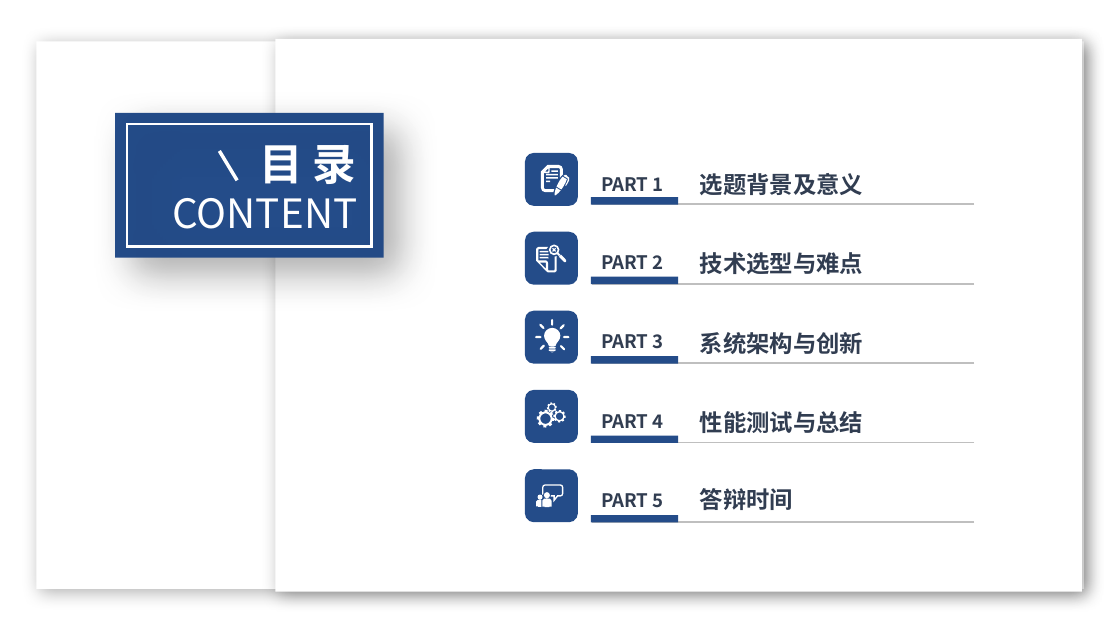
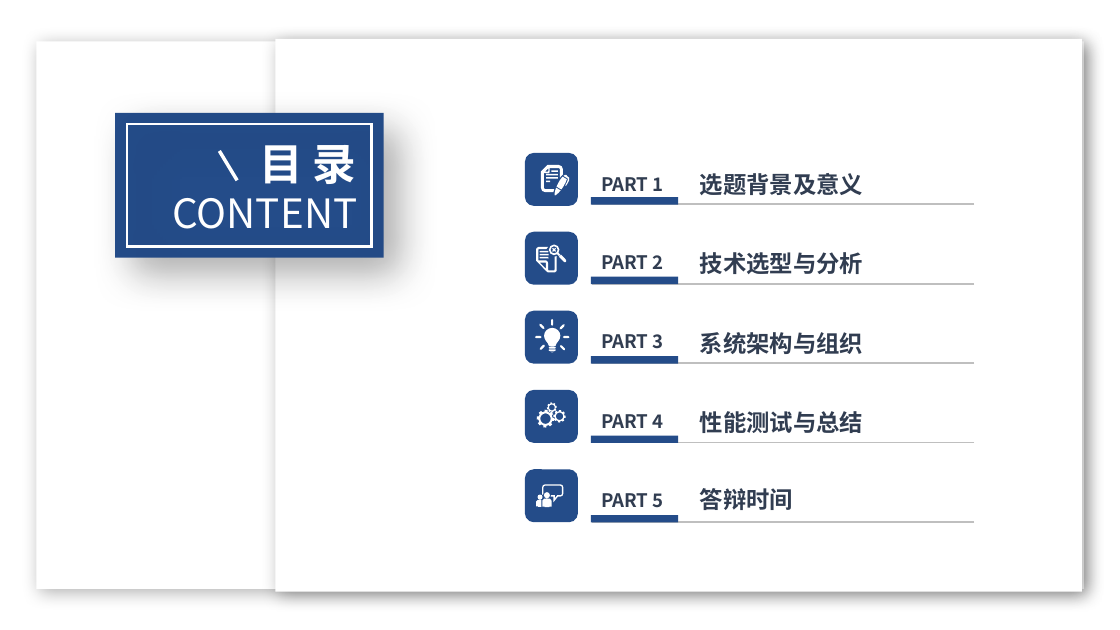
Before and after one commit to TENX-S/GraduationProject, a slide deck: slide 2 of paper/答辩PPT.pptx. Drawn at 1120x630 pixels with LibreOffice and Linux fonts; fonts in the diff are those of the drawing; background and template pictures are left out. Boxes give left, top, right and bottom in pixels: in the first picture for what was removed or moved away, otherwise in the second. Text is boxed around its words. In the diff, an @@ line names an element or a change of style, - is before the commit and + after.

```diff
--- a/paper/答辩PPT.pptx
+++ b/paper/答辩PPT.pptx
@@ text at <box>700,252,864,274</box>: text changed @@
-技术选型与难点
+技术选型与分析
@@ text at <box>700,332,864,354</box>: text changed @@
-系统架构与创新
+系统架构与组织
```
Also in this commit, not shown: 6 other slides changed, 14 slides added, 23 slides removed.
